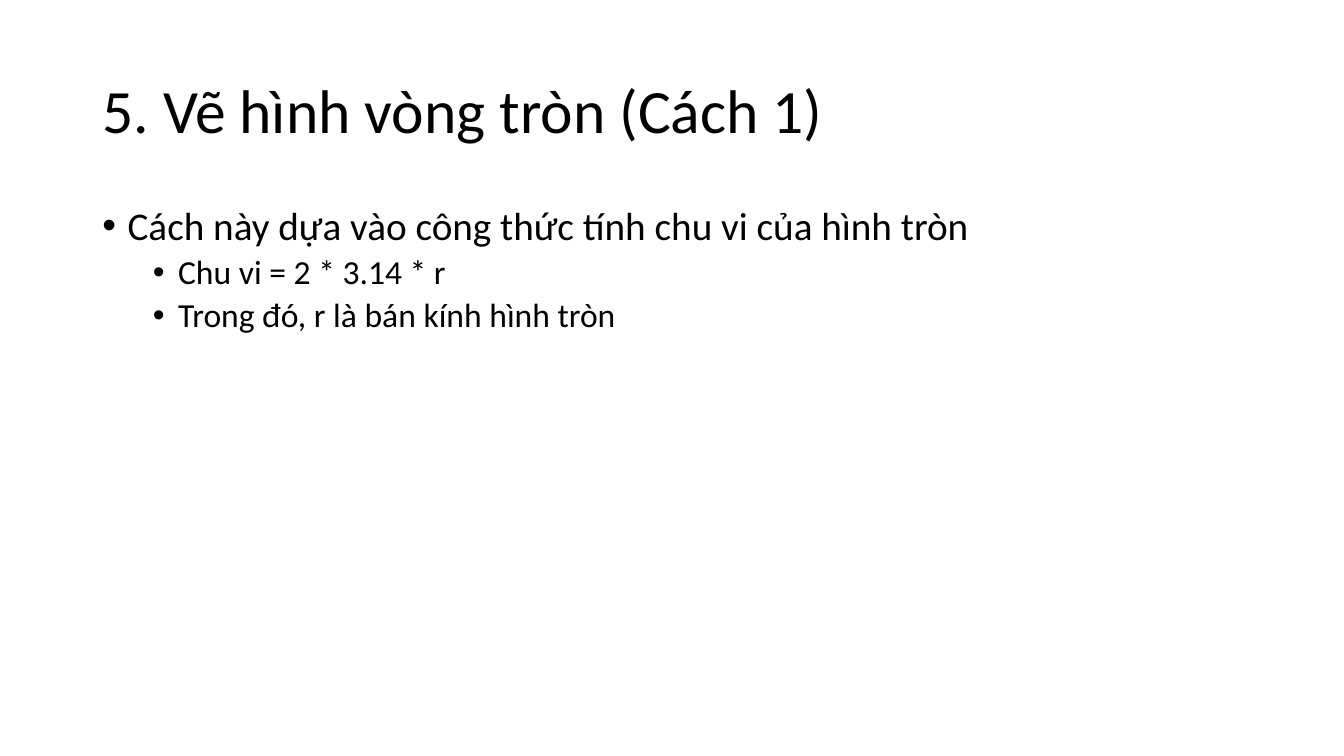
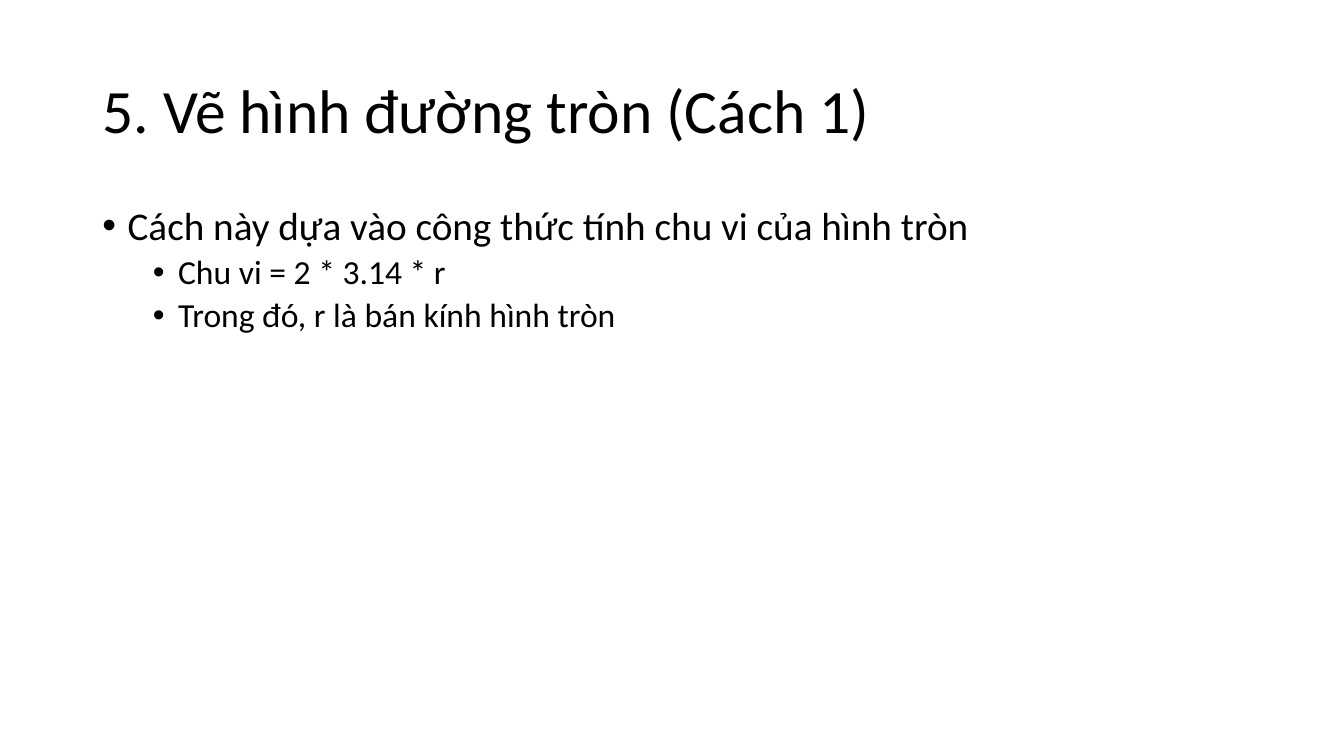
Before and after one commit to hvtuan1997/ve-hinh-trong-scratch, a slide deck: slide 6 of Bài 2 - Vẽ hình cơ bản/Bài 2.pptx. Drawn at 1344x756 pixels with LibreOffice and Linux fonts; fonts in the diff are those of the drawing. Boxes give left, top, right and bottom in pixels: in the first picture for what was removed or moved away, otherwise in the second. Text is boxed around its words. In the diff, an @@ line names an element or a change of style, - is before the commit and + after.

Commit message:
Bài 2 - Phần 3: Vẽ đường tròn

```diff
--- a/Bài 2 - Vẽ hình cơ bản/Bài 2.pptx
+++ b/Bài 2 - Vẽ hình cơ bản/Bài 2.pptx
@@ title at (x1=102, y1=88, x2=870, y2=144): text changed @@
-5. Vẽ hình vòng tròn (Cách 1)
+5. Vẽ hình đường tròn (Cách 1)
```
Also in this commit, not shown: 1 other slide changed, 4 other files.
